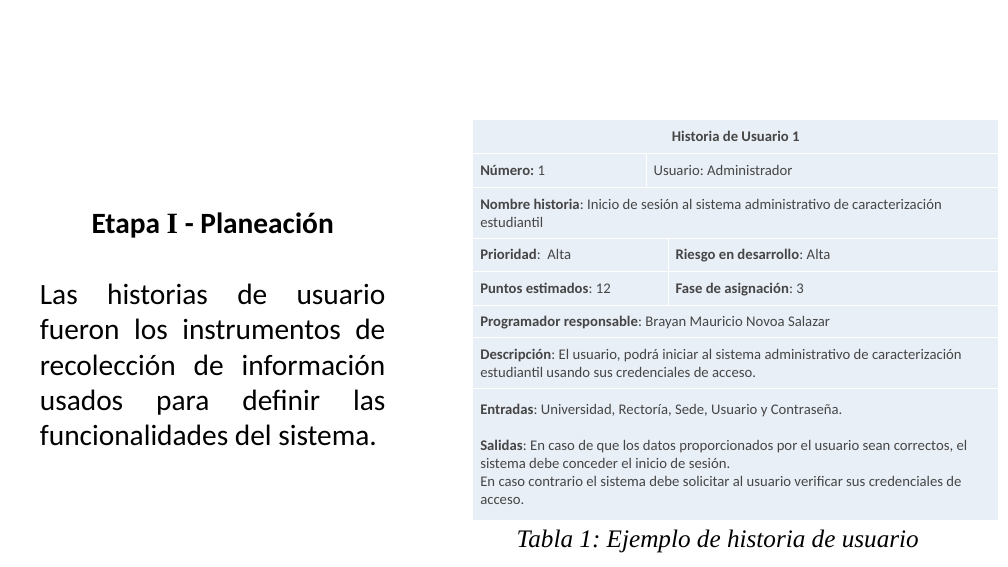
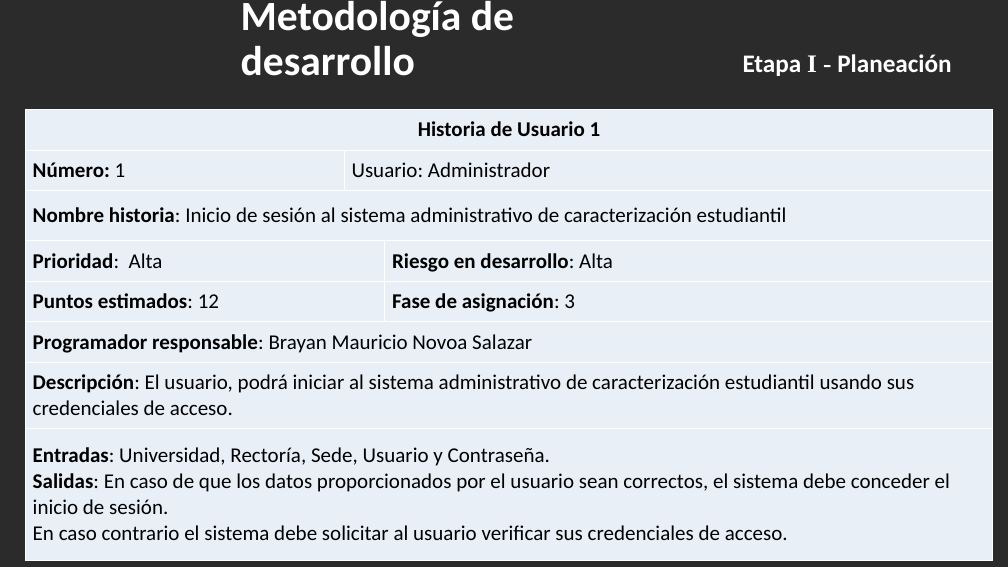
Before and after one commit to BrayanNovoa/uniminuto, a slide deck: slide 20 of expo/expo.pptx (slide 8 before the commit). Drawn at 1008x567 pixels with LibreOffice and Linux fonts; fonts in the diff are those of the drawing; background and template pictures are left out; a plain dark background stands for a picture behind light text. Boxes give left, top, right and bottom in pixels: in the first picture for what was removed or moved away, otherwise in the second. Text is boxed around its words. In the diff, an @@ line names an element or a change of style, - is before the commit and + after.

```diff
--- a/expo/expo.pptx
+++ b/expo/expo.pptx
@@ title "Metodología de desarrollo": place and size @@
-title "Metodología de desarrollo" at [723, 130, 803, 259]
+title "Metodología de desarrollo" at [241, 1, 514, 76]
@@ title "Metodología de desarrollo" at [241, 1, 514, 76]: size 44 to 39.6 pt; alignment centre to left @@
@@ text added at [743, 54, 951, 76], 24 pt, text #FFFFFF, bold @@
+Etapa I - Planeación
@@ table at [26, 110, 994, 557] @@
@@ size 14 to 20 pt, text colour #464646 to #000000 @@
@@ table: place and size @@
-table at [473, 119, 999, 521]
+table at [26, 110, 994, 557]
@@ text removed at [40, 212, 386, 446] @@
-Etapa I - Planeación
-Las historias de usuario fueron los instrumentos de recolección de información usados para definir las funcionalidades del sistema.
@@ text removed at [517, 529, 919, 553] @@
-Tabla 1: Ejemplo de historia de usuario
```
Also in this commit, not shown: 10 other slides changed, 19 slides added, 5 slides removed, 1 other file.
